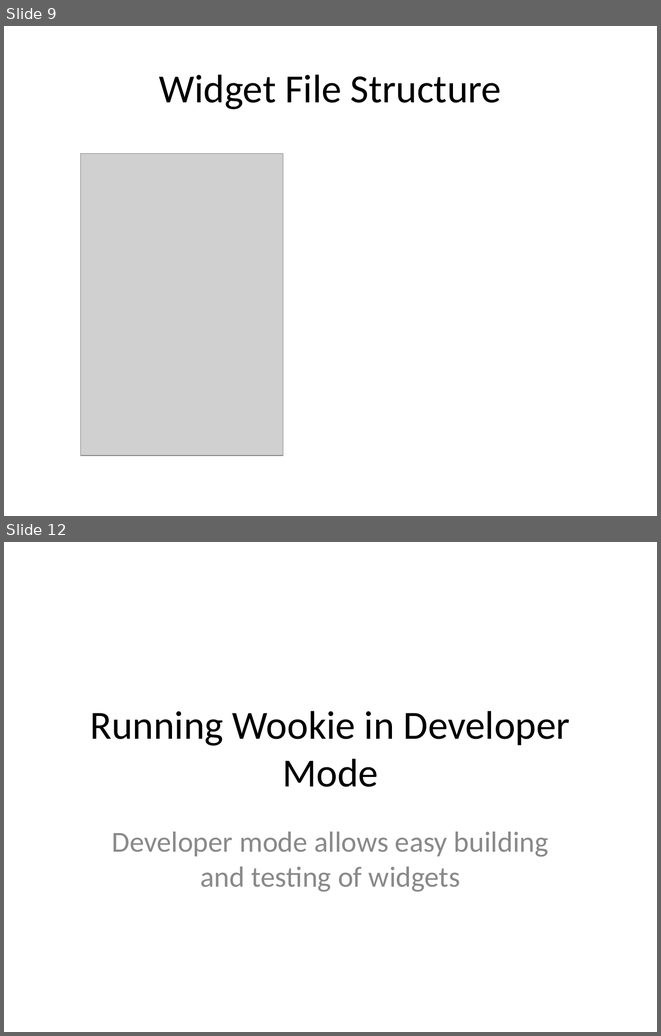
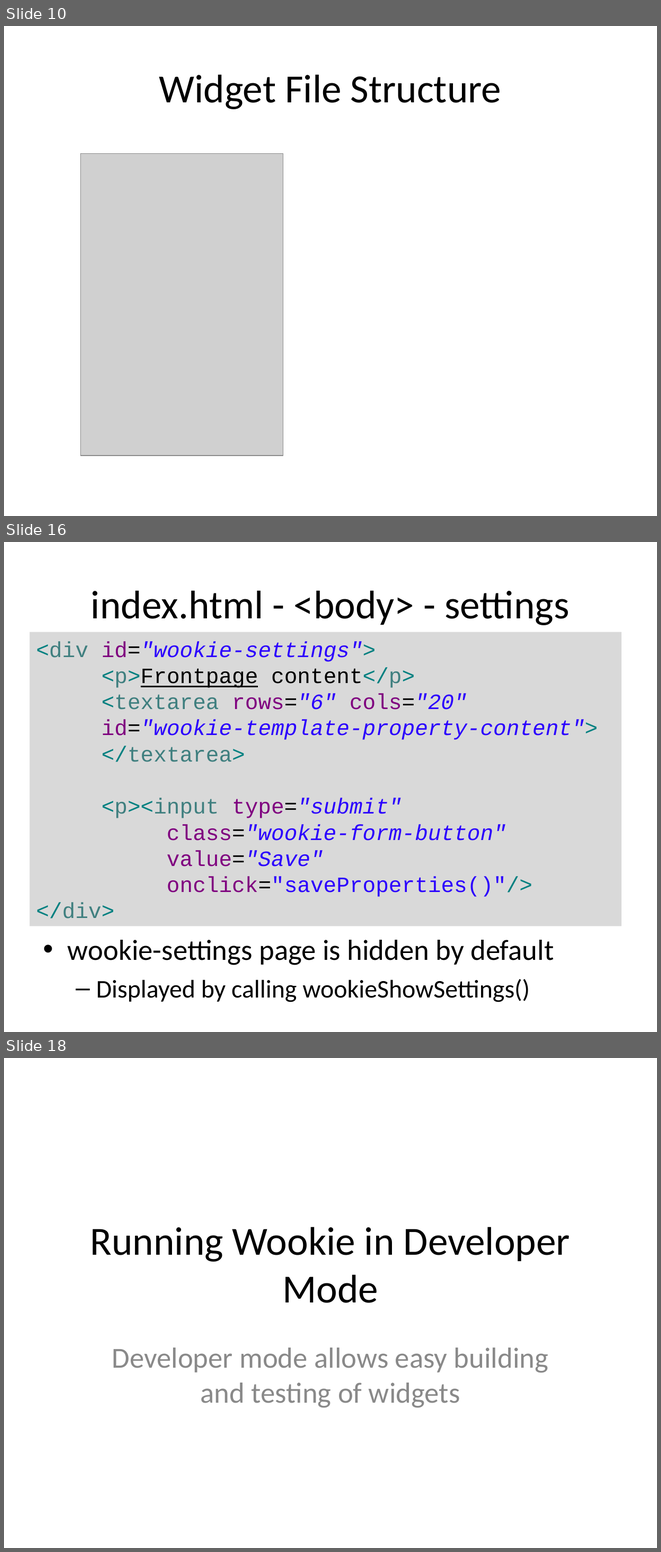
Before and after one commit to ibrahimabdelkhaleq/wooki, a slide deck: tutorials/firstWidget.odp. Shown one above the other, each under a label of ours: slides 9 and 12 before the commit, slides 10, 16 and 18 after it; the slides between them are not shown. The pictures are 661x1036 and 661x1552 pixels, drawn with LibreOffice and Linux fonts; fonts in the diff are those of the drawing; grey boxes stand for pictures. Boxes give left, top, right and bottom in pixels: in the first picture for what was removed or moved away, otherwise in the second. Text is boxed around its words. In the diff, an @@ line names an element or a change of style, - is before the commit and + after.

Commit message:
update to represent the current widget template system

```diff
--- a/tutorials/firstWidget.odp
+++ b/tutorials/firstWidget.odp
@@ slide 16 added at (4,542,657,1032), background #FFFFFF @@
@@ title added at (91,590,569,625), 44 pt, text #000000 @@
+index.html - <body> - settings
@@ rectangle added at (29,632,621,926), fill #D9D9D9, 24 pt, text #2A00FF @@
+<div id="wookie-settings">
+<p>Frontpage content</p>
+<textarea rows="6" cols="20"
+id="wookie-template-property-content">
+</textarea>
+<p><input type="submit"
+class="wookie-form-button"
+value="Save"
+onclick="saveProperties()"/>
+</div>
@@ text added at (68,940,554,1002), 28 pt, text #000000 @@
+• wookie-settings page is hidden by default
+  – Displayed by calling wookieShowSettings()
@@ what was slide 9 is now slide 10 @@
@@ what was slide 12 is now slide 18 @@
```
Also in this commit, not shown: 4 slides changed, 8 other slides added, 3 slides removed.
